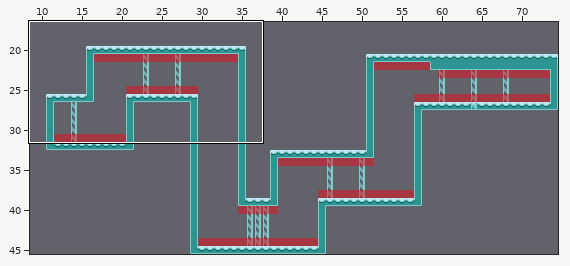
Tiled map (JSON) -- assets/jsons/levels/level3.json. Above, an overview of the earlier version with the close-up marked.
Close-up. Before the commit:
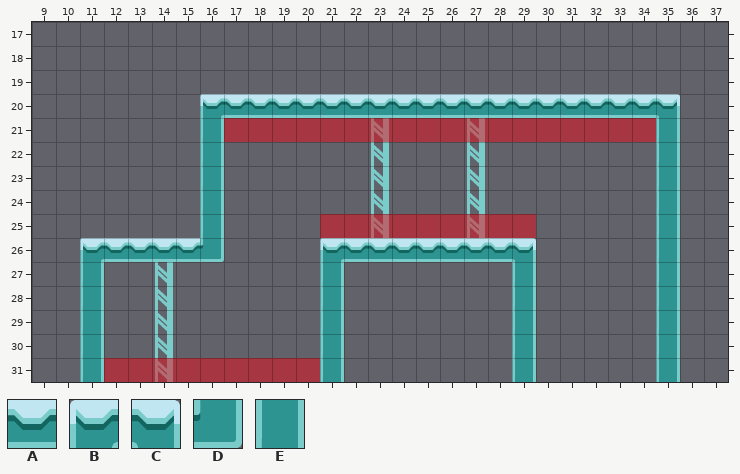
Cells are 64x64 px. Shown: x 9..37, y 17..31. The commit also changed other parts of the map, which this record leaves out.
Key: from "terrain": A 2 "terrain", B 4 "terrain", C 5 "terrain", D 16 "terrain", E 22 "terrain".
_ is an empty cell.
Layers that did not change in this view are not listed.
Layer "Terrain" before, first column x 9:
17 _____________________________
18 _____________________________
19 _____________________________
20 _______BAAAAAAAAAAAAAAAAAAC__
21 _______E__________________E__
22 _______E__________________E__
23 _______E__________________E__
24 _______E__________________E__
25 _______E__________________E__
26 __BAAAAD____BAAAAAAAC_____E__
27 __E_________E_______E_____E__
28 __E_________E_______E_____E__
29 __E_________E_______E_____E__
30 __E_________E_______E_____E__
31 __E_________E_______E_____E__
Once edited:
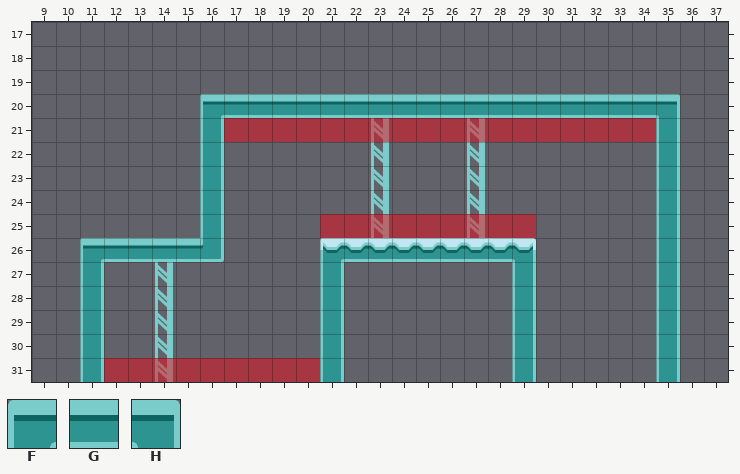
Further tiles: from "terrain": F 19 "terrain", G 20 "terrain", H 21 "terrain".
Edits made:
Changed rows in their new state; . is an unchanged cell.
Layer "Terrain":
first column x 16:
20 FGGGGGGGGGGGGGGGGGGH
first column x 11:
26 FGGGG
Where, in picture pixels (left, top, right, bottom), the same in both close-ups:
changed: (200, 94, 680, 109)
changed: (80, 238, 200, 253)
